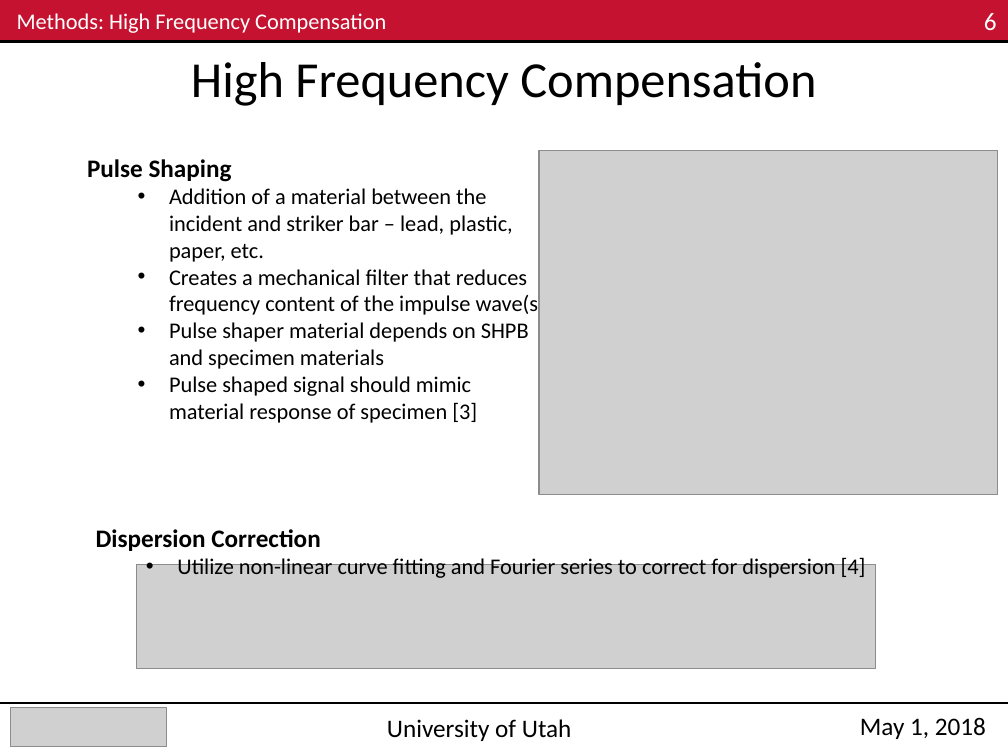
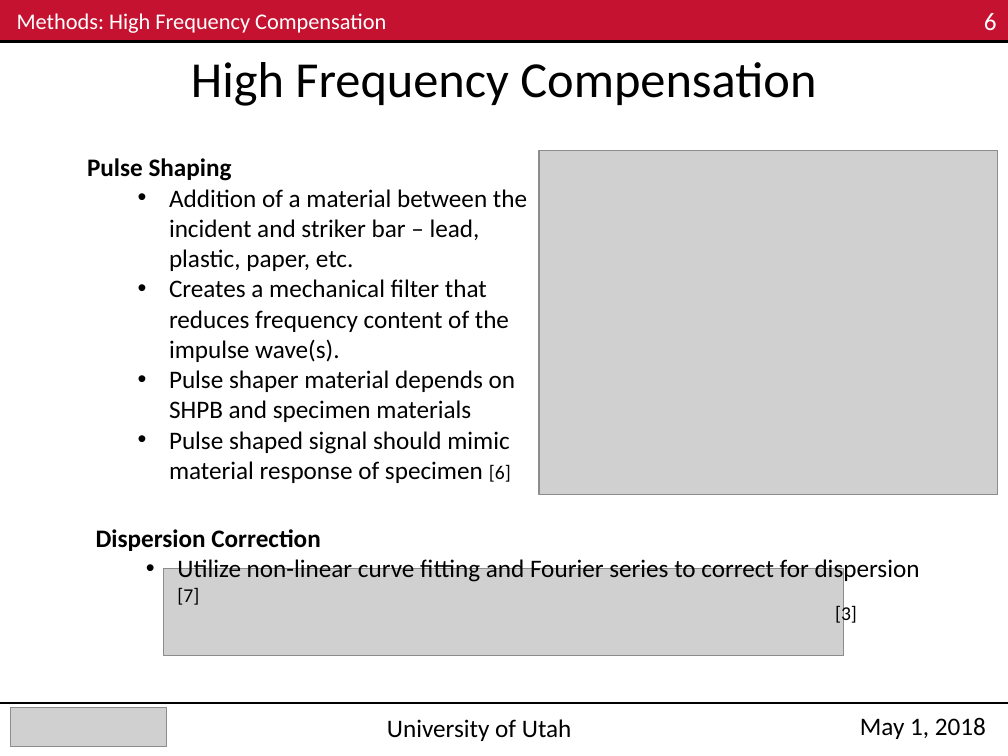
Before and after one commit to Mar-ten/PMAA_Fracture, a slide deck: slide 6 of ME EN 6960_Group4_Exp3_Nick.pptx. Drawn at 1008x756 pixels with LibreOffice and Linux fonts; fonts in the diff are those of the drawing; grey boxes stand for pictures. Boxes give left, top, right and bottom in pixels: in the first picture for what was removed or moved away, otherwise in the second. Text is boxed around its words. In the diff, an @@ line names an element or a change of style, - is before the commit and + after.

Commit message:
inserted content

```diff
--- a/ME EN 6960_Group4_Exp3_Nick.pptx
+++ b/ME EN 6960_Group4_Exp3_Nick.pptx
@@ text at (169, 189, 527, 422): size 16 to 18 pt in "Addition of a material between the incident ...", "Creates a mechanical filter that reduces frequency ...", "Pulse shaper material depends on SHPB and ..." @@
@@ text at (169, 431, 511, 483): text changed; size 16 to 18 pt @@
-    • Pulse shaped signal should mimic material response of specimen [3]
+    • Pulse shaped signal should mimic material response of specimen [6]
@@ picture: place and size @@
-picture at (137, 564, 876, 668)
+picture at (164, 569, 845, 656)
@@ text at (177, 557, 920, 605): text changed; size 16 to 18 pt @@
-    • Utilize non-linear curve fitting and Fourier series to correct for dispersion [4]
+    • Utilize non-linear curve fitting and Fourier series to correct for dispersion [7]
@@ text added at (835, 604, 857, 626), 14 pt, text #000000 @@
+[3]
```
Also in this commit, not shown: 6 other slides changed, 1 other file.
